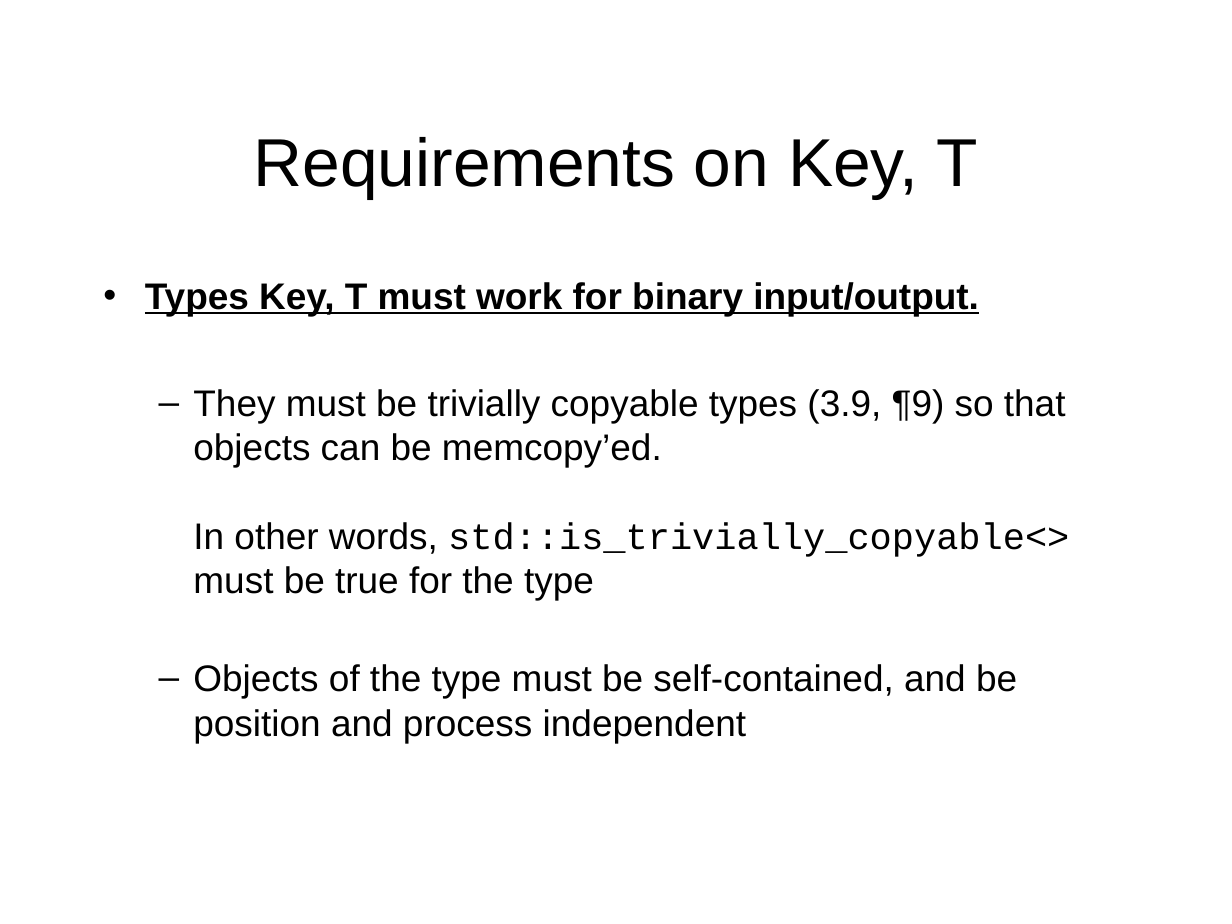
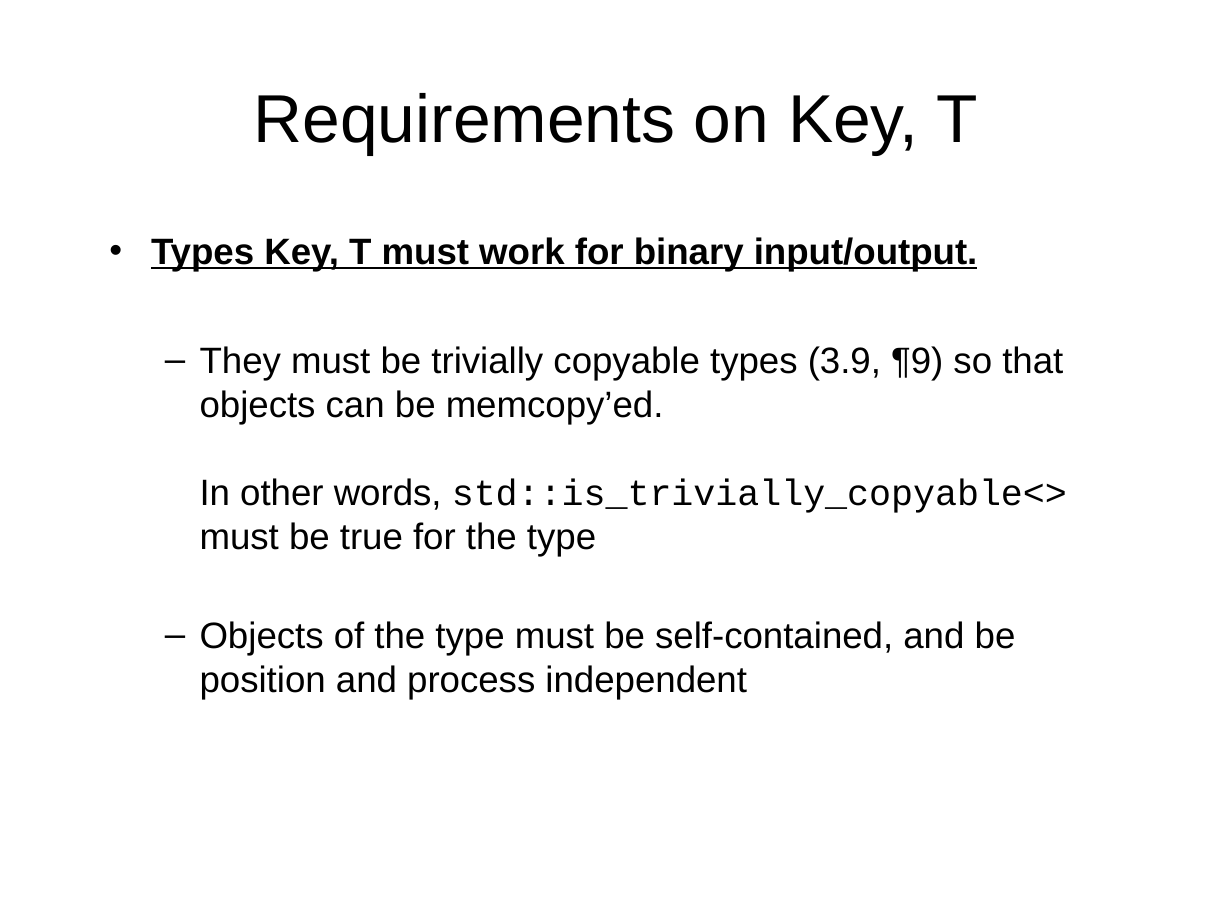
Before and after one commit to Beman/btree, a slide deck: slide 15 of libs/btree/doc/Proposed-B-tree-library.ppt. Drawn at 1232x924 pixels with LibreOffice and Linux fonts; fonts in the diff are those of the drawing; background and template pictures are left out. Boxes give left, top, right and bottom in pixels: in the first picture for what was removed or moved away, otherwise in the second. Text is boxed around its words. In the diff, an @@ line names an element or a change of style, - is before the commit and + after.

```diff
--- a/libs/btree/doc/Proposed-B-tree-library.ppt
+++ b/libs/btree/doc/Proposed-B-tree-library.ppt
@@ title "Requirements on Key, T": place and size @@
-title "Requirements on Key, T" at box(253, 137, 977, 199)
+title "Requirements on Key, T" at box(253, 93, 977, 155)
@@ text "Types Key, T must work ...": place and size @@
-text "Types Key, T must work ..." at box(145, 282, 1069, 743)
+text "Types Key, T must work ..." at box(151, 237, 1067, 699)
@@ text "Types Key, T must work ..." at box(151, 237, 1067, 699): size 24 to 23.8 pt; more space between paragraphs @@
```
Also in this commit, not shown: 8 other slides changed, 3 slides added, 1 slide removed, 1 other file.
